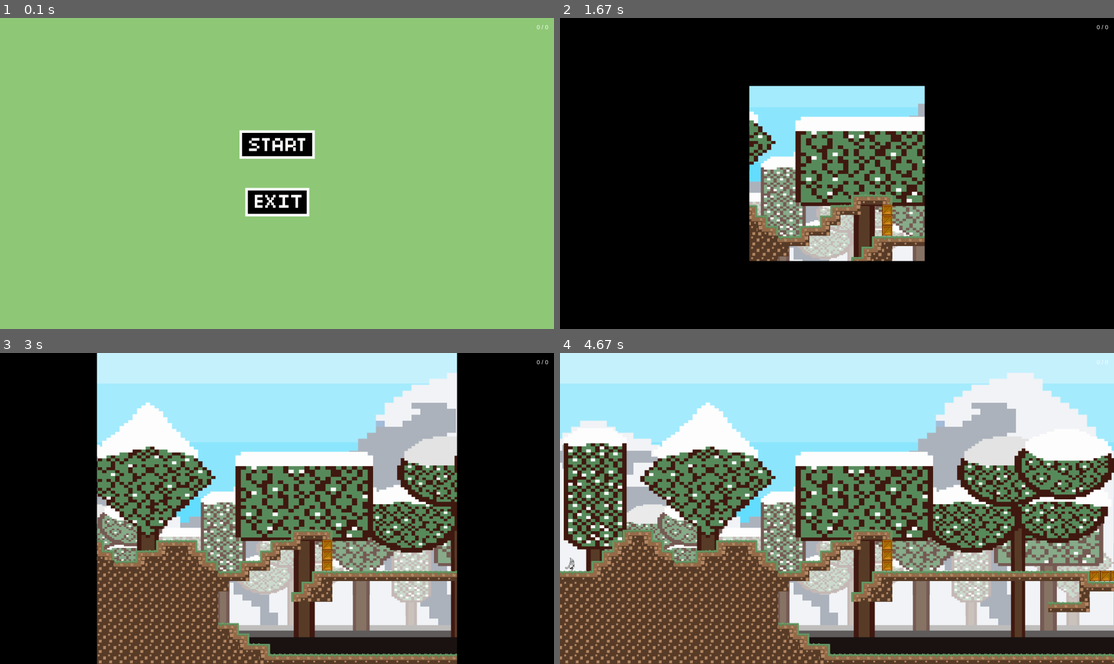
Above: before the commit, frames 1-4 (two rows, left to right).
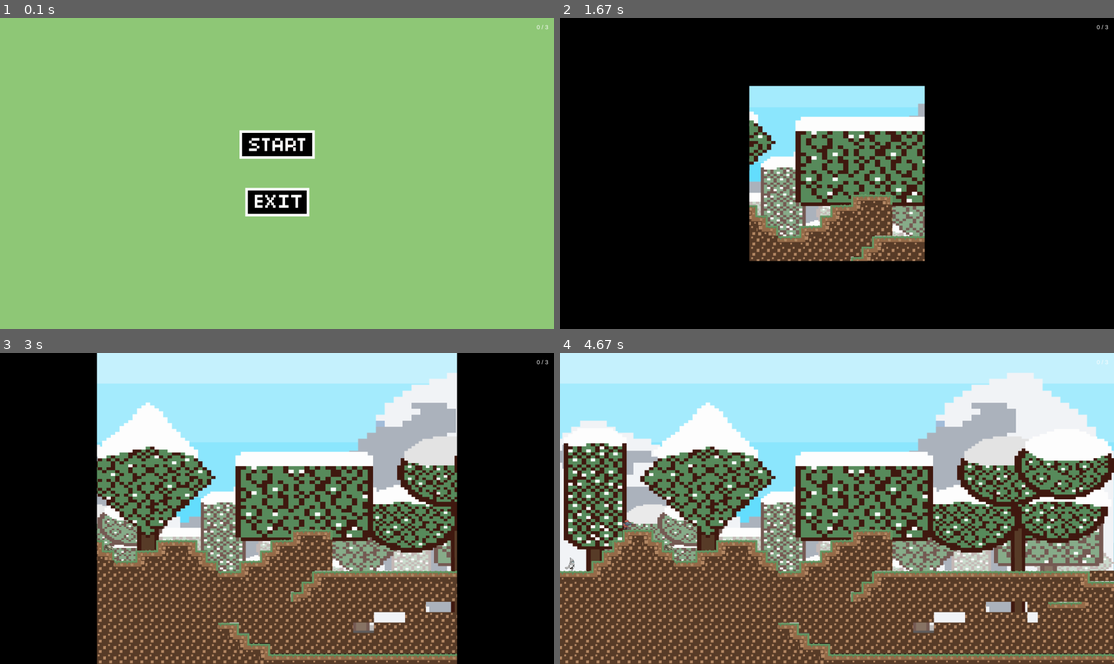
Above: after the commit, the same moments.

Repository: Kikii95/JV-Mini_Studio
Game: pygame game, started from main0.py
The game is run twice, just before and just after one commit, with the same random seed, the same clock (stepped at 60 frames per second) and the same inputs.
Inputs (mouse positions are in pixels of both pictures, inside the frame that each line leads up to):
- Up to frame 1 (0.1 s): no input
- Up to frame 2 (1.67 s): click (837, 145) at 0.38 s; tap D at 0.67 s; hold F 1-1.47 s
- Up to frame 3 (3 s): no input
- Up to frame 4 (4.67 s): tap F at 4, 4.33 s

The runs differ from the first frame. In frame 1, less than 0.1% of the frame differs, in the area x 98-99%, y 2-4%; in frame 2, 2.0%; in frame 3, 9.3%; in frame 4, 13%, in the area x 11-100%, y 2-97%.

Commit message:
ehqf 5 HH

Diff:
--- a/level0_data.csv
+++ b/level0_data.csv
@@ -14,17 +14,17 @@
 -1,-1,-1,-1,-1,-1,-1,-1,-1,-1,-1,-1,-1,-1,-1,-1,-1,-1,-1,-1,-1,-1,-1,-1,-1,-1,-1,-1,-1,-1,-1,-1,-1,-1,-1,-1,-1,-1,-1,-1 …(330 unchanged characters)…
 -1,-1,-1,-1,-1,-1,-1,-1,-1,-1,-1,-1,-1,-1,-1,-1,-1,-1,-1,-1,-1,-1,-1,-1,-1,-1,-1,-1,-1,-1,-1,-1,-1,-1,-1,-1,-1,-1,-1,-1 …(330 unchanged characters)…
 -1,-1,-1,-1,-1,-1,-1,-1,-1,-1,-1,-1,-1,-1,-1,-1,-1,-1,-1,-1,-1,-1,-1,-1,-1,-1,-1,-1,-1,-1,-1,-1,-1,-1,-1,-1,-1,-1,-1,-1 …(330 unchanged characters)…
--1,-1,-1,-1,-1,-1,-1,-1,-1,-1,-1,-1,-1,-1,-1,-1,-1,-1,-1,-1, …(389 unchanged characters)…
+-1,-1,-1,-1,-1,-1,16,-1,-1,-1,-1,-1,-1,-1,-1,-1,-1,-1,-1,-1, …(389 unchanged characters)…
 -1,-1,-1,-1,-1,-1,1,3,5,-1,-1,-1,-1,-1,-1,-1,-1,-1,-1,-1,-1,-1,-1,-1,-1,-1,-1,-1,1,3,3,5,-1,-1,-1,-1,-1,-1,-1,-1,-1,-1, …(323 unchanged characters)…
--1,-1,-1,-1,-1,1,4,0,7,5,-1,-1,-1,-1,-1,1,3,3,5,-1,-1,-1,-1,-1,-1,-1,1,3,4,-1,-1,12,-1,-1,-1,-1,-1,-1,-1,-1,-1,-1,-1,-1, …(317 unchanged characters)…
--1,-1,-1,-1,1,4,0,0,0,7,5,-1,-1,1,3,4,0,0,7,5,-1,-1,-1,-1,-1,1,4,-1,-1,-1,-1,12,-1,-1,-1,-1,-1,-1,-1,-1,-1,-1,-1,-1, …(317 unchanged characters)…
--1,15,-1,1,4,0,0,0,0,0,0,3,3,4,0,0,0,0,0,7,5,-1,-1,1,3,4,-1,-1,-1,-1,-1,12,-1,-1,-1,-1,-1,-1,-1,-1,-1,-1,-1,-1, …(317 unchanged characters)…
-3,3,3,4,0,0,0,0,0,0,0,0,0,0,0,0,0,0,0,0,0,3,3,4,-1,-1,-1,-1,-1,-1,1,3,3,3,3,3,3,3,3,3,3,3,3,3,3,3,3,3,3,3 …(210 unchanged characters)…
-0,0,0,0,0,0,0,0,0,0,0,0,0,0,0,0,0,0,0,0,0,0,-1,-1,-1,-1,-1,-1,-1,1,4,0,-1,-1,-1,-1,-1,-1,-1,-1,-1,-1,-1,-1,-1,-1,-1,-1,-1,-1,7,3,3,5,-1,-1,-1,-1,-1,-1,-1,-1,-1,-1,-1,-1,-1,0,0,0,0,0,0,0,0,0,0,0,0,0,0,0,0,0,0,0,0 …(126 unchanged characters)…
-0,0,0,0,0,0,0,0,0,0,0,0,0,0,0,0,0,0,0,0,0,-1,-1,-1,-1,-1,-1,-1,1,4,0,0,-1,-1,-1,-1,-1,-1,-1,-1,-1,-1,-1,-1,-1,-1,-1,-1,-1,-1,0,-1,-1,-1,-1,-1,-1,-1,-1,-1,-1,-1,-1,-1,-1,-1,-1,0,0,0,0,0,0,0,0,0,0,0,0,0,0,0,0,0,0, …(129 unchanged characters)…
-0,0,0,0,0,0,0,0,0,0,0,0,0,0,0,0,0,0,0,0,0,-1,-1,-1,-1,-1,-1,-1,-1,-1,-1,-1,-1,-1,-1,-1,-1,-1,-1,-1,-1,10,10,10,10,-1,-1,3,3,3,4,-1,-1,-1,-1,-1,-1,-1,-1,-1,-1,-1,-1,-1,-1,1,3,0,0,0,0,0,0,0,0,0,0,0,0,0,0,0,0,0,0 …(130 unchanged characters)…
-0,0,0,0,0,0,0,0,0,0,0,0,0,0,0,0,0,0,0,0,0,-1,-1,-1,-1,-1,-1,-1,-1,-1,-1,-1,-1,-1,-1,-1,10,10,10,-1,-1,-1,-1,-1,-1,10,-1,-1,-1,-1,-1,-1,-1,-1,-1,-1,-1,-1,-1,-1,-1,-1,-1,-1,1,4,0,0,0,0,0,0,0,0,0,0,0,0,0,0,0,0,0,0 …(132 unchanged characters)…
-0,0,0,0,0,0,0,0,0,0,0,0,0,0,0,0,0,0,0,0,0,3,5,-1,-1,-1,-1,-1,-1,-1,-1,-1,-1,-1,10,10,-1,-1,-1,-1,-1,-1,-1,-1,-1,-1,-1,-1,-1,-1,-1,-1,-1,-1,-1,-1,-1,-1,-1,-1,-1,-1,-1,1,4,0,0,0,0,0,0,0,0,0,0,0,0,0,0,0,0,0,0 …(134 unchanged characters)…
-0,0,0,0,0,0,0,0,0,0,0,0,0,0,0,0,0,0,0,0,0,0,7,5,-1,-1,-1,-1,-1,-1,-1,-1,-1,-1,-1,-1,-1,-1,-1,-1,-1,-1,-1,-1,-1,-1,-1,-1,-1,-1,-1,-1,-1,-1,-1,-1,-1,-1,-1,-1,-1,1,3,4,0,0,0,0,0,0,0,0,0,0,0,0,0,0,0,0,0 …(138 unchanged characters)…
-0,0,0,0,0,0,0,0,0,0,0,0,0,0,0,0,0,0,0,0,0,0,0,7,3,5,-1,-1,-1,-1,-1,-1,-1,-1,-1,-1,-1,-1,-1,-1,-1,-1,-1,-1,-1,-1,-1,-1,-1,-1,-1,-1,-1,-1,-1,-1,1,3,3,3,3,4,0,0,0,0,0,0,0,0,0,0,0,0,0,0 …(148 unchanged characters)…
+-1,-1,-1,-1,-1,1,4,0,7,5,13,-1,-1,-1,-1,1,3,3,5,-1,-1,-1,-1,-1,-1,-1,1,3,4,12,12,12,-1,-1,-1,-1,-1,-1,-1,-1,-1,-1,-1,-1, …(317 unchanged characters)…
+-1,-1,-1,-1,1,4,0,0,0,7,5,-1,-1,1,3,4,0,0,7,5,-1,-1,-1,-1,-1,1,4,12,12,12,12,12,-1,-1,-1,-1,-1,-1,-1,-1,-1,-1,-1,-1, …(317 unchanged characters)…
+-1,15,-1,1,4,0,0,0,0,0,0,3,3,4,0,0,0,0,0,7,5,-1,-1,1,3,4,12,12,12,12,12,12,-1,-1,-1,-1,-1,-1,-1,-1,-1,-1,-1,-1, …(317 unchanged characters)…
+3,3,3,4,0,0,0,0,0,0,0,0,0,0,0,0,0,0,0,0,0,3,3,4,12,12,12,12,12,12,1,3,3,3,3,3,3,3,3,3,3,3,3,3,3,3,3,3,3,3 …(210 unchanged characters)…
+0,0,0,0,0,0,0,0,0,0,0,0,0,0,0,0,0,0,0,0,0,0,12,12,12,12,12,12,12,1,4,0,12,12,12,12,12,12,12,12,12,12,12,12,12,12,12,12,12,12,7,3,3,5,12,12,12,12,12,12,12,12,12,12,12,12,12,0,0,0,0,0,0,0,0,0,0,0,0,0,0,0,0,0,0,0,0 …(126 unchanged characters)…
+0,0,0,0,0,0,0,0,0,0,0,0,0,0,0,0,0,0,0,0,0,12,12,12,12,12,12,12,1,4,0,12,12,12,12,12,12,12,12,12,12,12,12,12,12,12,12,12,12,12,0,12,12,12,12,12,12,12,12,12,12,12,12,12,12,12,-1,0,0,0,0,0,0,0,0,0,0,0,0,0,0,0,0,0,0, …(129 unchanged characters)…
+0,0,0,0,0,0,0,0,0,0,0,0,0,0,0,0,0,0,0,0,0,12,12,12,12,12,12,12,12,12,12,12,12,12,12,12,12,12,12,12,12,10,10,10,10,12,12,3,3,3,4,12,12,12,12,12,12,12,12,12,12,12,12,12,12,1,3,0,0,0,0,0,0,0,0,0,0,0,0,0,0,0,0,0,0 …(130 unchanged characters)…
+0,0,0,0,0,0,0,0,0,0,0,0,0,0,0,0,0,0,0,0,0,12,12,12,12,12,12,12,12,12,12,12,12,12,12,12,10,10,10,12,12,12,12,12,12,10,12,12,12,12,12,12,12,12,12,12,12,12,12,12,12,12,12,12,1,4,0,0,0,0,0,0,0,0,0,0,0,0,0,0,0,0,0,0 …(132 unchanged characters)…
+0,0,0,0,0,0,0,0,0,0,0,0,0,0,0,0,0,0,0,0,0,3,5,12,12,12,12,12,12,12,12,12,12,12,10,10,12,12,12,12,12,12,12,12,12,12,12,12,12,12,12,12,12,12,12,12,12,12,12,12,12,12,12,1,4,0,0,0,0,0,0,0,0,0,0,0,0,0,0,0,0,0,0 …(134 unchanged characters)…
+0,0,0,0,0,0,0,0,0,0,0,0,0,0,0,0,0,0,0,0,0,0,7,5,12,12,12,12,12,12,12,12,12,12,12,12,12,12,12,12,12,12,12,12,12,12,12,12,12,12,12,12,12,12,12,12,12,12,12,12,12,1,3,4,0,0,0,0,0,0,0,0,0,0,0,0,0,0,0,0,0 …(138 unchanged characters)…
+0,0,0,0,0,0,0,0,0,0,0,0,0,0,0,0,0,0,0,0,0,0,0,7,3,5,12,12,12,12,12,12,12,12,12,12,12,12,12,12,12,12,12,12,12,12,12,12,12,12,12,12,12,12,12,12,1,3,3,3,3,4,0,0,0,0,0,0,0,0,0,0,0,0,0,0 …(148 unchanged characters)…
 0,0,0,0,0,0,0,0,0,0,0,0,0,0,0,0,0,0,0,0,0,0,0,0,0,7,3,3,3,3,3,3,3,3,3,3,3,3,3,3,3,3,3,3,3,3,3,3,3,3,3,3,3,3,3,3,4,0,0,0,0,0,0,0,0,0,0,0,0,0,0,0,0,0,0,0,0,0,0,0,0,0,0,0,0,0,0,0,0,0,0,0,0,0,0,0,4,4,4,4,4,4,4,4,4,4,4,4,4,4,4,4,4,4,4,4,4,4,4,4,4,4,4,4,4,4,4,4,4,4,4,4,4,4,4,4,4,4,4,4,4,4,4,4,4,4,4,4,4,4
--- a/main0.py
+++ b/main0.py
@@ -1,3 +1,5 @@
+import time
+
 import pygame
 from pygame import mixer
 import os
@@ -54,6 +56,7 @@
 exit_img = pygame.image.load('img/exit_btn.png').convert_alpha()
 restart_img = pygame.image.load('img/restart_btn.png').convert_alpha()
 #background
+
 bg1 = pygame.image.load('img/Background/bg1.png').convert_alpha()
 bg1 = resize_image(bg1,SCREEN_WIDTH, SCREEN_HEIGHT)
 bg2 = pygame.image.load('img/Background/bg2.png').convert_alpha()
@@ -85,6 +88,41 @@
 #define font
 font = pygame.font.SysFont('Futura', 30)
 
+
+dialogues = [
+    "Bonjour aventurier!",
+    "Avez-vous vu les derniers événements au village?",
+    "Faites attention à vous dans la forêt, elle est dangereuse.",
+    "Revenez me voir si vous avez besoin de quelque chose."
+]
+
+
+is_chatting = False
+current_dialogue_index = 0
+message_interval = 3000
+button_activated = False
+gliding = False
+
+def draw_dialogues(dialogues, x, y, delay=1000):
+    current_dialogue_index = 0
+    last_update_time = pygame.time.get_ticks()
+
+
+    dialogue_rect = pygame.Rect(x, y, SCREEN_WIDTH - (SCREEN_WIDTH/3), 1000)
+    pygame.draw.rect(screen, (0, 0, 0), dialogue_rect)
+
+    if current_dialogue_index < len(dialogues):
+        text_chat = font.render(dialogues[current_dialogue_index], True, (255, 255, 255))
+        screen.blit(text_chat, (x, y))
+
+    time.sleep(3)
+    current_dialogue_index += 1
+
+    # Ensure the dialogue index is within bounds
+
+
+    pygame.display.flip()
+    clock.tick(60)  # Maintain 60 FPS
 
 
 
@@ -142,7 +180,7 @@
         self.idling_counter = 0
 
         #load all images for the players
-        animation_types = ['Idle_left','Idle_right', 'Walk_left','Walk_right', 'Run_left','Run_right', 'Jump_left', 'Jump_right']
+        animation_types = ['Idle_left','Idle_right', 'Walk_left','Walk_right', 'Run_left','Run_right', 'Jump_left', 'Jump_right', 'Glide_left', 'Glide_right']
         for animation in animation_types:
             #reset temporary list of images
             temp_list = []
@@ -191,6 +229,17 @@
             self.vel_y = -15
             self.jump = False
             self.in_air = True
+
+
+        if gliding:
+            self.vel_y += GRAVITY * dy
+            self.rect.y += self.vel_y
+
+            self.vel_y *= 0.3
+            # self.velocity_y = -5  Pour s'envoler !!
+
+            self.rect.x += self.direction * 300 * dy
+
 
         #apply gravity
         self.vel_y += GRAVITY
@@ -319,9 +368,6 @@
                     tile_data = (img, img_rect)
                     if tile >= 0 and tile <= 8:
                         self.obstacle_list.append(tile_data)
-                    elif tile >= 11 and tile <= 14:
-                        decoration = Decoration(img, x * TILE_SIZE, y * TILE_SIZE)
-                        decoration_group.add(decoration)
                     elif tile == 15:  #create player
                         player = Soldier('player', x * TILE_SIZE, y * TILE_SIZE, 1.65, 5)
 
@@ -334,11 +380,17 @@
 
     def draw_object(self):
         for item in collectible_items:
-            if not item.collected:  # Vérifie si l'objet n'a pas été ramassé
+            if not item.collected and not item.name == 'Secret_Path':  # Vérifie si l'objet n'a pas été ramassé
                 screen.blit(item.image, item.rect)
 
-
-class Decoration(pygame.sprite.Sprite):
+    def draw_secretpath(self):
+        for item in collectible_items:
+            if not button_activated:
+                screen.blit(item.image, item.rect)
+
+
+
+class SecretPath(pygame.sprite.Sprite):
     def __init__(self, img, x, y):
         pygame.sprite.Sprite.__init__(self)
         self.image = img
@@ -347,7 +399,6 @@
 
     def update(self):
         self.rect.x += screen_scroll
-
 
 class ScreenFade():
     def __init__(self, direction, colour, speed):
@@ -376,7 +427,6 @@
 
 #create screen fades
 intro_fade = ScreenFade(1, BLACK, 4)
-death_fade = ScreenFade(2, PINK, 4)
 
 #create buttons
 start_button = button.Button(SCREEN_WIDTH // 2 - 130, SCREEN_HEIGHT // 2 - 150, start_img, 1)
@@ -386,6 +436,7 @@
 #create sprite groups
 item_box_group = pygame.sprite.Group()
 decoration_group = pygame.sprite.Group()
+secretpath_group = pygame.sprite.Group()
 water_group = pygame.sprite.Group()
 exit_group = pygame.sprite.Group()
 
@@ -404,6 +455,14 @@
         self.collected = True
         # Actions supplémentaires lors de la collecte, comme jouer un son ou afficher un message
 
+class Npc(pygame.sprite.Sprite):
+    def __init__(self, name, description, position, image):
+        pygame.sprite.Sprite.__init__(self)
+        self.name = name
+        self.description = description
+        self.image = image  # Définit l'image de l'objet
+        self.rect = self.image.get_rect(
+            topleft=position)  # Utilise la position comme coin supérieur gauche du rectangle
 
 class Inventory:
     def __init__(self):
@@ -485,8 +544,10 @@
 collectible_items = []
 
 tile_collectible_mapping = {
-    13: {'name': 'Cailloux', 'description': 'Ceci est un beau cailloux qui signe la fonctionnalité de inventaire', 'image': img_list[13]},
+    13: {'name': 'Button', 'description': '', 'image': img_list[13]},
     11: {'name': 'moins jolie Caillous', 'description': 'Ceci est un plus petit cailloux et pas tres beau', 'image': img_list[11]},
+    16: {'name': 'Pnj', 'description': '', 'image': img_list[16]},
+    12: {'name': 'Secret_Path', 'description': '', 'image': img_list[0]},
     # Ajoute d'autres entrées de mapping au besoin
 }
 
@@ -531,15 +592,17 @@
         #draw world map
         world.draw()
         world.draw_object()
+        world.draw_secretpath()
 
         player.update()
         player.draw()
         if inventory.inv_open:
             inventory.draw_inventory()
+        #if is_chatting:
+            #draw_dialogues(dialogues, SCREEN_WIDTH / 5, SCREEN_HEIGHT - SCREEN_HEIGHT/10)
 
         #update and draw groups
-        decoration_group.update()
-        decoration_group.draw(screen)
+
 
         #show intro
         if start_intro == True:
@@ -549,9 +612,13 @@
 
         #update player actions
         if player.alive:
-            if player.in_air and player.direction > 0:
+            if gliding and player.direction > 0:
+                player.update_action(9)  #: glide_R
+            if gliding and player.direction < 0:
+                player.update_action(8)  #: glide_L
+            if player.in_air and not gliding and player.direction > 0:
                 player.update_action(7)  #: jump_R
-            elif player.in_air and player.direction < 0:
+            elif player.in_air and not gliding and player.direction < 0:
                 player.update_action(6)  #: jump_L
             elif moving_right and is_running:
                 player.update_action(5)  #: run_R
@@ -583,22 +650,6 @@
                                 world_data[x][y] = int(tile)
                     world = World()
                     player = world.process_data(world_data)
-        else:
-            screen_scroll = 0
-            if death_fade.fade():
-                if restart_button.draw(screen):
-                    death_fade.fade_counter = 0
-                    start_intro = True
-                    bg_scroll = 0
-                    world_data = reset_level()
-                    #load in level data and create world
-                    with open(f'level{level}_data.csv', newline='') as csvfile:
-                        reader = csv.reader(csvfile, delimiter=',')
-                        for x, row in enumerate(reader):
-                            for y, tile in enumerate(row):
-                                world_data[x][y] = int(tile)
-                    world = World()
-                    player = world.process_data(world_data)
 
     for event in pygame.event.get():
         #quit game
@@ -606,6 +657,8 @@
             run = False
         #keyboard presses
         if event.type == pygame.KEYDOWN:
+            if event.key == pygame.K_ESCAPE:
+                run = False
             if event.key == pygame.K_e:
                 inventory.inv_open = not inventory.inv_open
                 print(inventory.inv_open)
@@ -617,8 +670,18 @@
                 if event.key == pygame.K_SPACE and player.alive:
                     player.jump = True
                     jump_fx.play()
-                if event.key == pygame.K_ESCAPE:
-                    run = False
+                if event.key == pygame.K_ESCAPE and is_chatting:
+                    is_chatting = False
+                if event.key == pygame.K_SPACE and player.in_air:
+                    print(gliding)
+                    if (moving_left or moving_right):
+                        gliding = True
+                    else:
+                        gliding = False
+                else :
+                    gliding = False
+
+
 
 
         pressed = pygame.key.get_pressed()
@@ -634,11 +697,19 @@
             if event.key == pygame.K_f:
                 # Vérifie la collision pour chaque objet ramassable
                 for item in collectible_items:
-                    if pygame.sprite.collide_rect(player, item) and not item.collected:
+                    if pygame.sprite.collide_rect(player, item) and not item.collected and not item.name == 'Pnj' and not item.name =='Secret_Path' and not item.name =='Button':
                         inventory.item_collected += 1
                         item.collect()  # Marque l'objet comme ramassé
                         inventory.add_item(item)  # Ajoute l'objet à l'inventaire du joueur
                         print(f"Objet {item.name} ramassé et ajouté à l'inventaire")
+                    if pygame.sprite.collide_rect(player, item) and item.name == 'Pnj':
+                        is_chatting = True
+                        print(f"Interaction avec le Npc {item.name}")
+                    if pygame.sprite.collide_rect(player, item) and item.name == 'Button':
+                        button_activated = True
+
+
+
 
         #keyboard button released
         if event.type == pygame.KEYUP:
Binary file added: img/player/Glide_left/0.png
Binary file added: img/player/Glide_right/0.png
